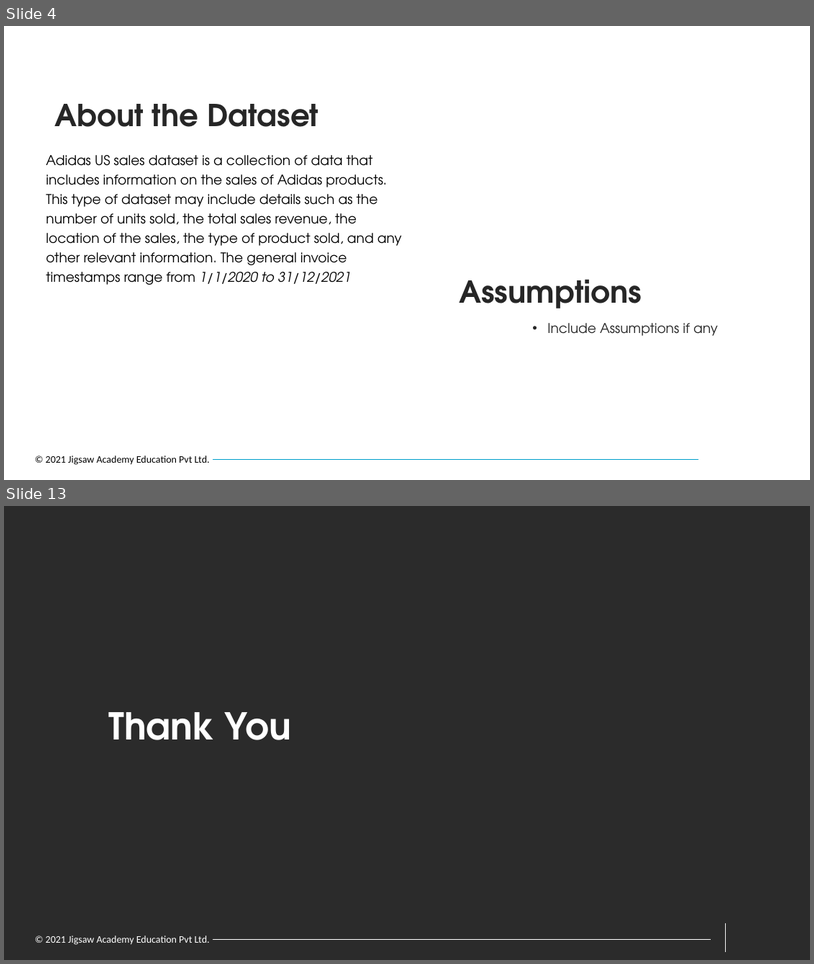
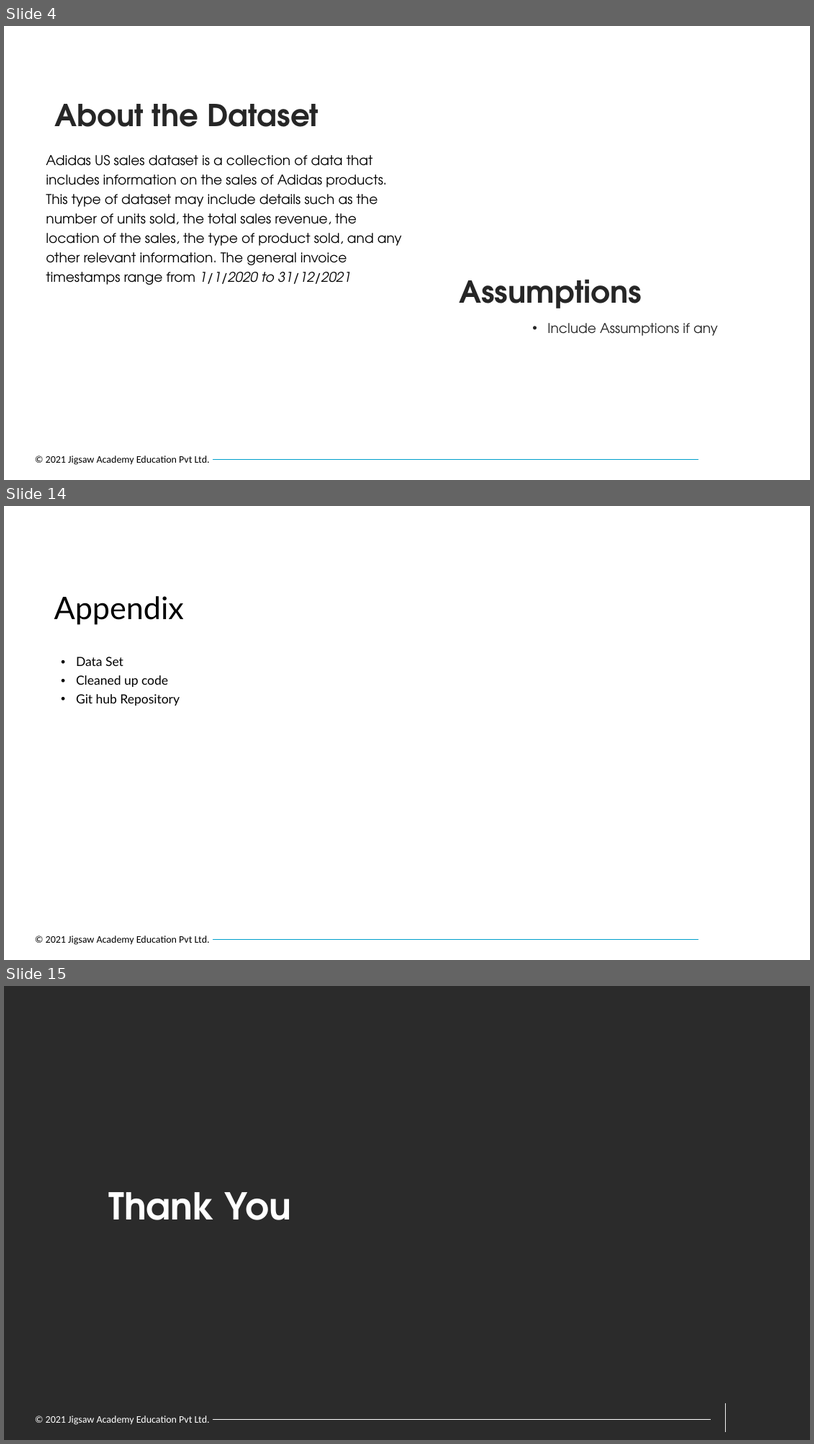
Before and after one commit to guttesuraj01/IPBA_Project_Group_A, a slide deck: John's Presentation + DB Scan.pptx. Shown one above the other, each under a label of ours: slides 4 and 13 before the commit, slides 4, 14 and 15 after it; the slides between them are not shown. The pictures are 814x964 and 814x1444 pixels, drawn with LibreOffice and Linux fonts; fonts in the diff are those of the drawing; background and template pictures are left out; a plain dark background stands for a picture behind light text. Boxes give left, top, right and bottom in pixels: in the first picture for what was removed or moved away, otherwise in the second. Text is boxed around its words. In the diff, an @@ line names an element or a change of style, - is before the commit and + after.

```diff
--- a/John's Presentation + DB Scan.pptx
+++ b/John's Presentation + DB Scan.pptx
@@ slide 14 added at box(4, 506, 810, 960), background #FFFFFF; not listed: 2 template elements that a slide beside it also shows @@
@@ title added at box(54, 596, 184, 625), 37 pt, text #000000 @@
+Appendix
@@ text added at box(76, 656, 180, 705), 15 pt, text #000000 @@
+• Data Set
+• Cleaned up code
+• Git hub Repository
@@ what was slide 13 is now slide 15 @@
```
Also in this commit, not shown: 7 slides changed, 2 other slides added, 1 slide removed.
